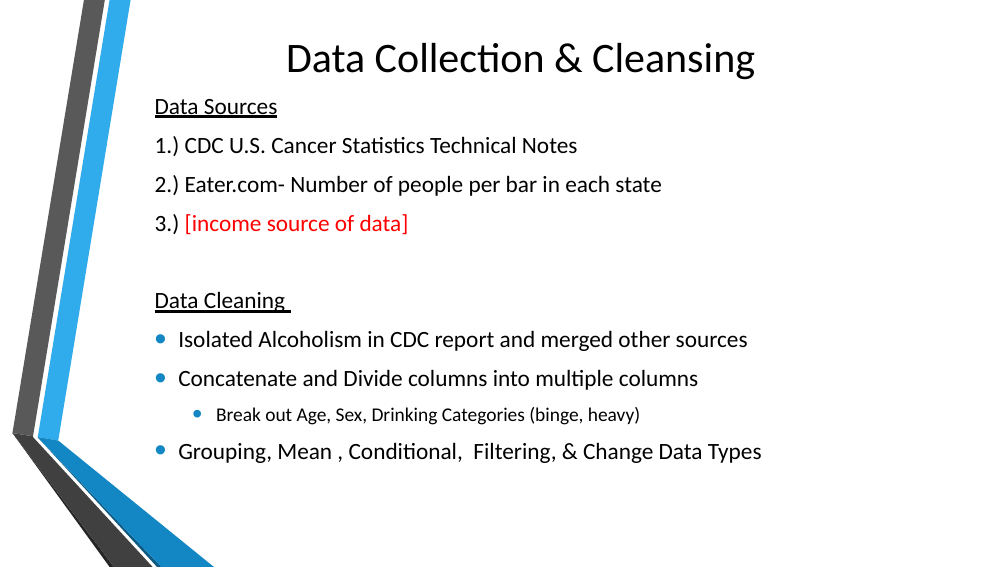
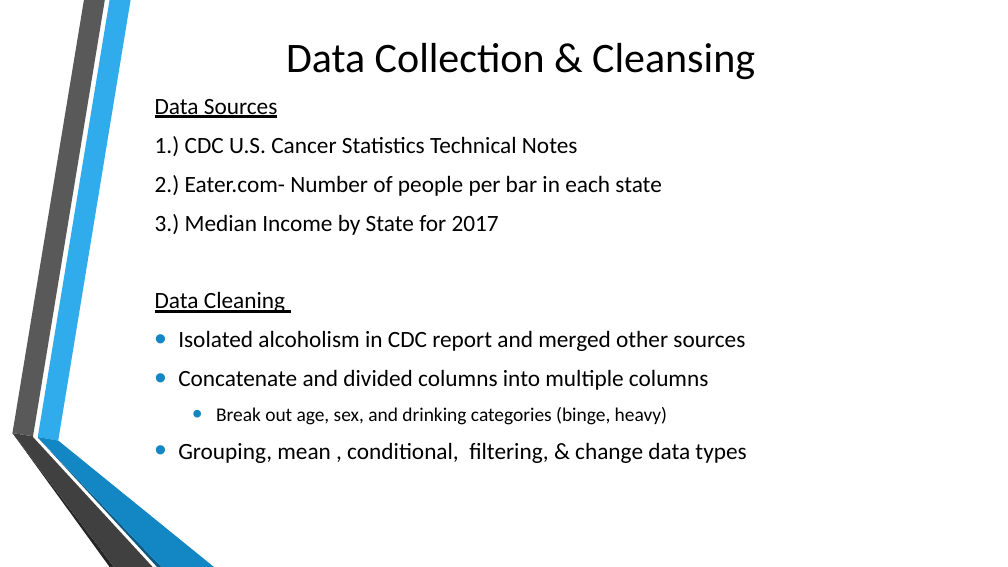
Before and after one commit to cmtaflin/Groupb2, a slide deck: slide 3 of Causes_Alcoholism_FINAL.pptx. Drawn at 1008x567 pixels with LibreOffice and Linux fonts; fonts in the diff are those of the drawing; background and template pictures are left out. Boxes give left, top, right and bottom in pixels: in the first picture for what was removed or moved away, otherwise in the second. Text is boxed around its words. In the diff, an @@ line names an element or a change of style, - is before the commit and + after.

Commit message:
update FINAL PRESENTATION

```diff
--- a/Causes_Alcoholism_FINAL.pptx
+++ b/Causes_Alcoholism_FINAL.pptx
@@ text at [155, 214, 499, 235]: text changed; text colour #FF0000 to #000000 @@
-3.) [income source of data]
+3.) Median Income by State for 2017
@@ text at [178, 330, 746, 463]: text changed @@
-• Isolated Alcoholism in CDC report and merged other sources
-• Concatenate and Divide columns into multiple columns
-  • Break out Age, Sex, Drinking Categories (binge, heavy)
-• Grouping, Mean , Conditional, Filtering, & Change Data Types
+• Isolated alcoholism in CDC report and merged other sources
+• Concatenate and divided columns into multiple columns
+  • Break out age, sex, and drinking categories (binge, heavy)
+• Grouping, mean , conditional, filtering, & change data types
```
Also in this commit, not shown: 8 other slides changed, 2 slides added, 1 slide removed, 1 other file.
